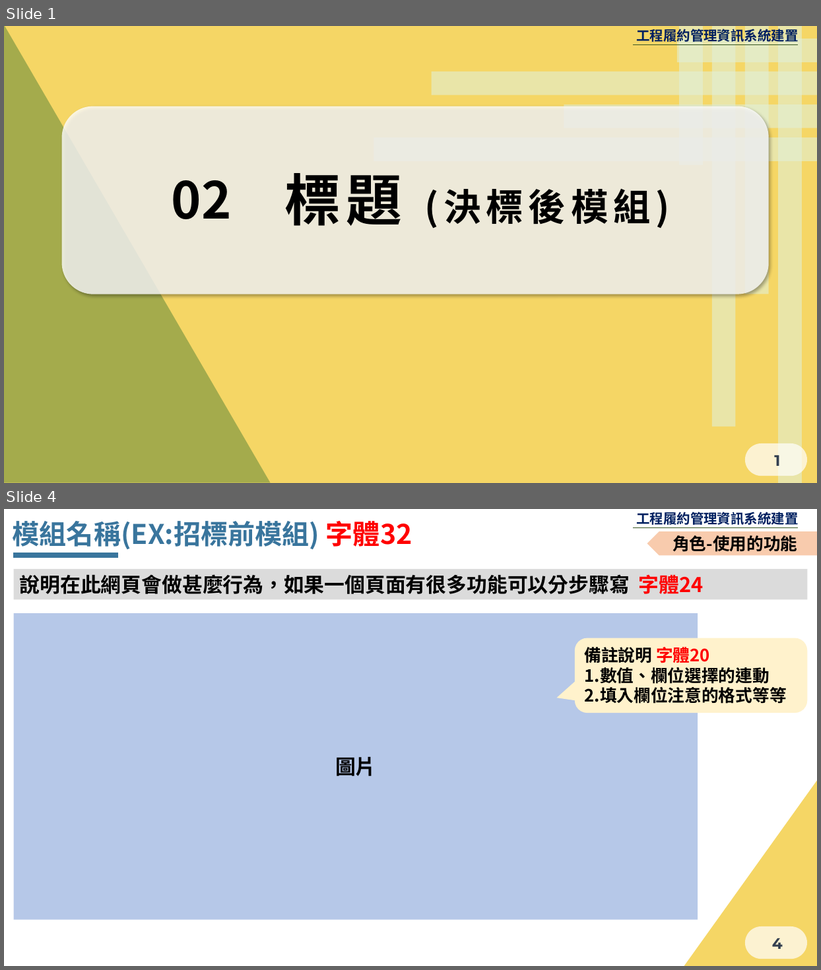
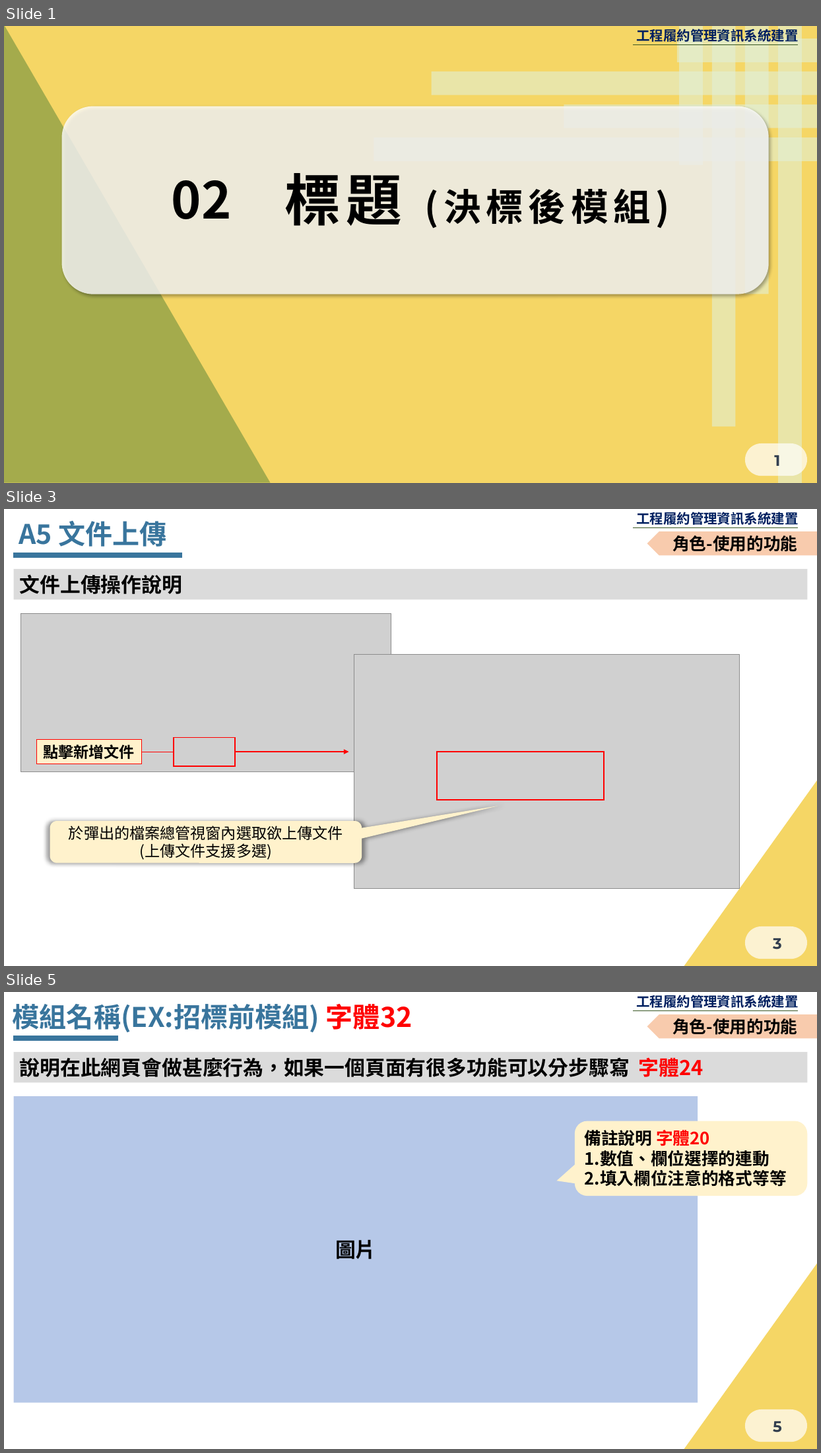
Before and after one commit to Menigo/SunriseDocument, a slide deck: 決標後.pptx. Shown one above the other, each under a label of ours: slides 1 and 4 before the commit, slides 1, 3 and 5 after it; the slides between them are not shown. The pictures are 821x970 and 821x1453 pixels, drawn with LibreOffice and Linux fonts; fonts in the diff are those of the drawing; grey boxes stand for pictures; background and template pictures are left out. Boxes give left, top, right and bottom in pixels: in the first picture for what was removed or moved away, otherwise in the second. Text is boxed around its words. In the diff, an @@ line names an element or a change of style, - is before the commit and + after.

```diff
--- a/決標後.pptx
+++ b/決標後.pptx
@@ slide 3 added at <box>4,509,817,966</box>, background #F5D665; not listed: 8 template elements that a slide beside it also shows @@
@@ text added at <box>19,521,166,547</box>, 32 pt, text #39759D, bold @@
+A5 文件上傳
@@ pentagon arrow added at <box>648,531,817,555</box>, fill #F8CBAD, 20 pt, text #000000, bold @@
+角色-使用的功能
@@ line added from (13, 555) to (182, 555), #39759D 6 pt @@
@@ rectangle added at <box>14,569,808,599</box>, fill #DBDBDB, 24 pt, text #000000, bold @@
+文件上傳操作說明
@@ picture added at <box>20,613,391,772</box> @@
@@ picture added at <box>354,655,740,889</box> @@
@@ rectangle added at <box>37,739,142,764</box>, fill #FFF2CC, outline #FF0000 0.75 pt, 18 pt, text #000000, bold @@
+點擊新增文件
@@ rectangle added at <box>174,738,235,766</box>, outline #FF0000 1.5 pt @@
@@ line added from (142, 752) to (174, 752), #FF0000 0.5 pt @@
@@ arrow added from (235, 752) to (349, 752), #FF0000 1.5 pt @@
@@ rectangle added at <box>437,752,604,800</box>, outline #FF0000 1.5 pt @@
@@ rounded speech box added at <box>50,821,362,863</box>, fill #FFF2CC, 18 pt, text #000000 @@
+於彈出的檔案總管視窗內選取欲上傳文件
+(上傳文件支援多選)
@@ what was slide 4 is now slide 5 @@
@@ page number at <box>773,1422,782,1433</box>: text changed @@
-4
+5
```
Also in this commit, not shown: 2 slides changed, 1 other file.
